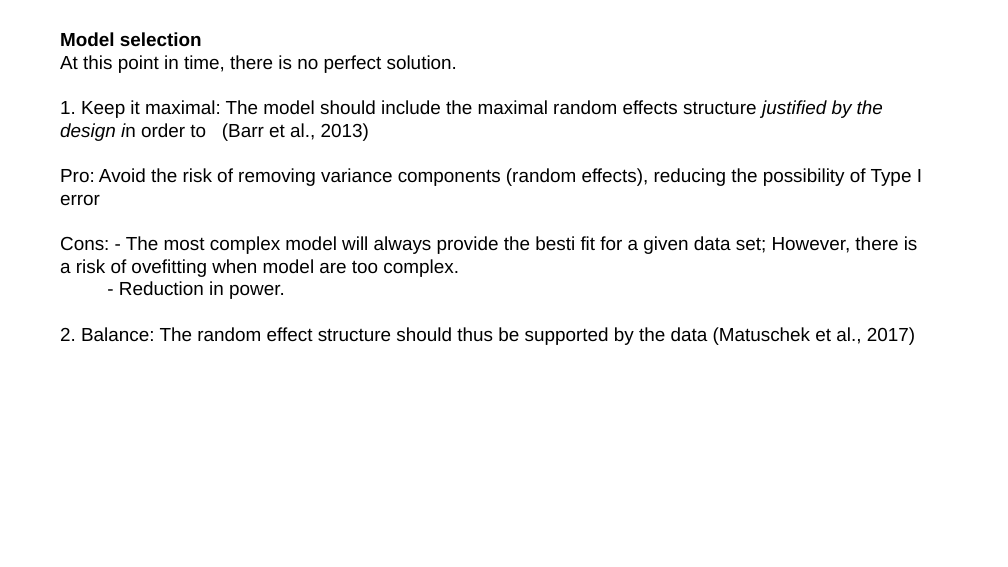
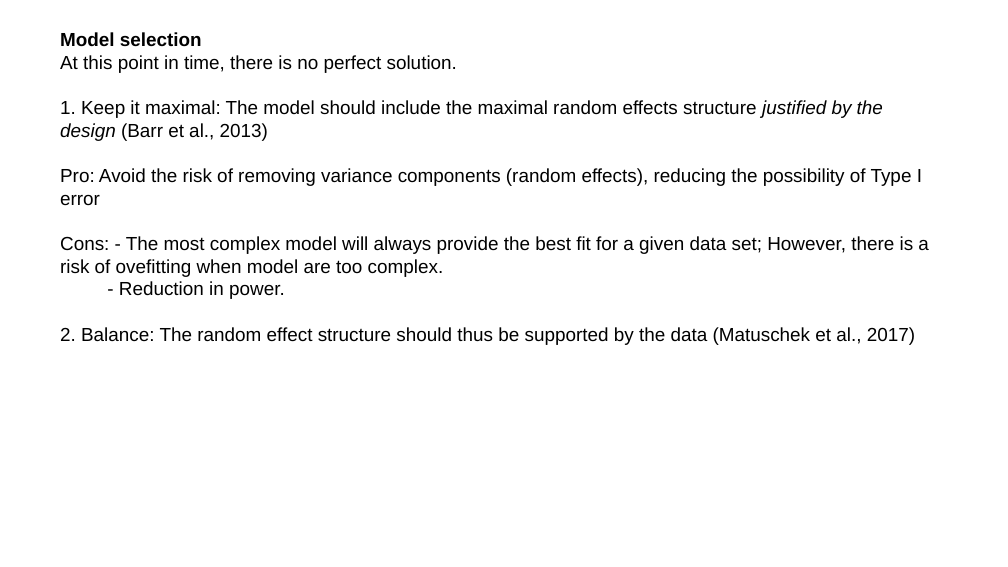
Before and after one commit to FPupillo/LMM_workshop, a slide deck: slide 46 of PPT_LMM.odp (slide 42 before the commit). Drawn at 1008x567 pixels with LibreOffice and Linux fonts; fonts in the diff are those of the drawing. Boxes give left, top, right and bottom in pixels: in the first picture for what was removed or moved away, otherwise in the second. Text is boxed around its words. In the diff, an @@ line names an element or a change of style, - is before the commit and + after.

```diff
--- a/PPT_LMM.odp
+++ b/PPT_LMM.odp
@@ text at bbox=[60, 100, 883, 141]: text changed @@
-1. Keep it maximal: The model should include the maximal random effects structure justified by the design in order to (Barr et al., 2013)
+1. Keep it maximal: The model should include the maximal random effects structure justified by the design (Barr et al., 2013)
@@ text at bbox=[60, 236, 929, 277]: text changed @@
-Cons: - The most complex model will always provide the besti fit for a given data set; However, there is a risk of ovefitting when model are too complex.
+Cons: - The most complex model will always provide the best fit for a given data set; However, there is a risk of ovefitting when model are too complex.
```
Also in this commit, not shown: 34 other slides changed, 18 slides added, 5 slides removed, 6 other files.
